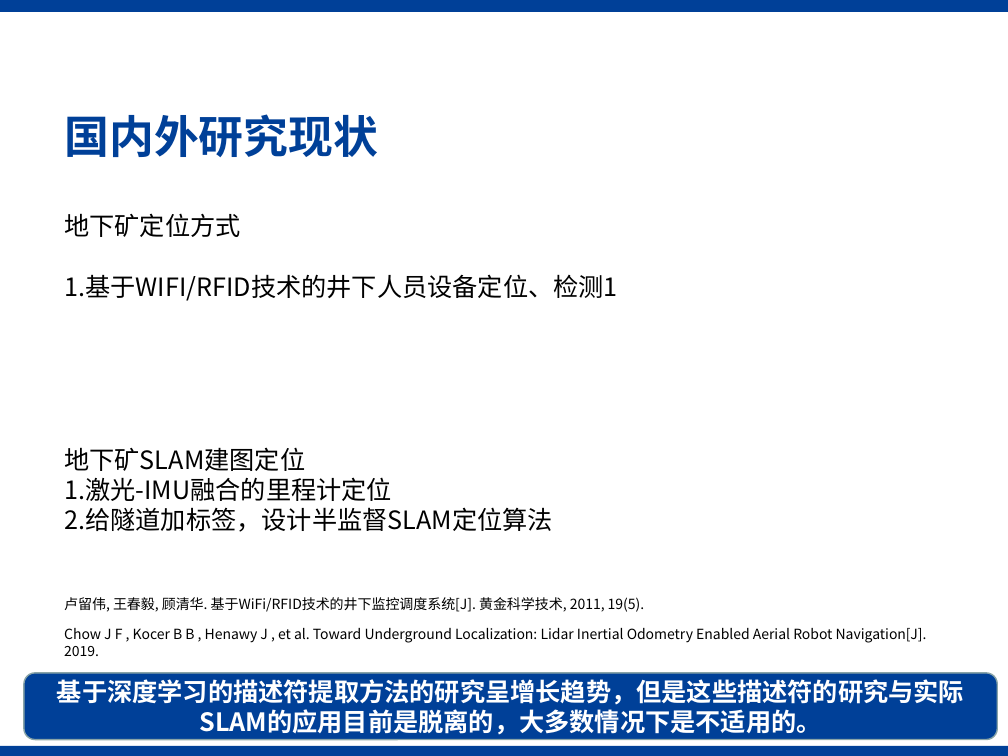
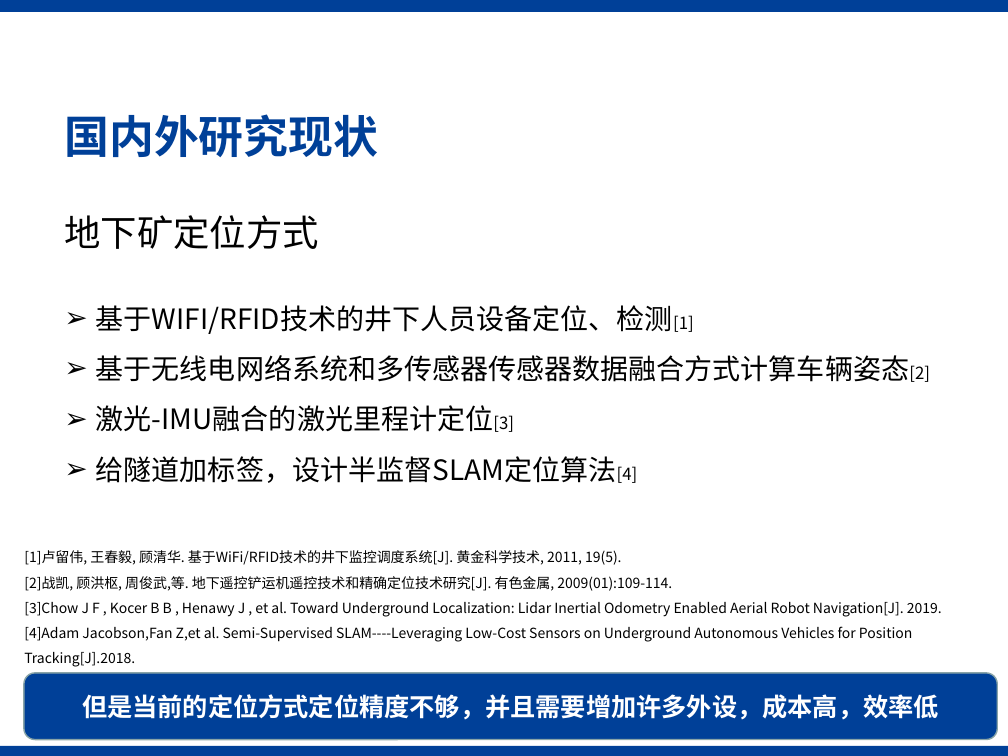
Before and after one commit to Shelfcol/informal_note, a slide deck: slide 6 of 毕业论文/开题/gxf-开题报告1.pptx. Drawn at 1008x756 pixels with LibreOffice and Linux fonts; fonts in the diff are those of the drawing; background and template pictures are left out. Boxes give left, top, right and bottom in pixels: in the first picture for what was removed or moved away, otherwise in the second. Text is boxed around its words. In the diff, an @@ line names an element or a change of style, - is before the commit and + after.

Commit message:
gxf

```diff
--- a/毕业论文/开题/gxf-开题报告1.pptx
+++ b/毕业论文/开题/gxf-开题报告1.pptx
@@ text at (64,215,319,249): size 18 to 26 pt in "地下矿定位方式" @@
@@ text at (96,305,930,483): text changed; size 18 to 20 pt @@
-1.基于WIFI/RFID技术的井下人员设备定位、检测1
+➢ 基于WIFI/RFID技术的井下人员设备定位、检测[1]
+➢ 基于无线电网络系统和多传感器传感器数据融合方式计算车辆姿态[2]
+➢ 激光-IMU融合的激光里程计定位[3]
+➢ 给隧道加标签，设计半监督SLAM定位算法[4]
@@ text removed at (64,447,553,532) @@
-地下矿SLAM建图定位
-1.激光-IMU融合的里程计定位
-2.给隧道加标签，设计半监督SLAM定位算法
@@ text at (24,550,942,667): text changed @@
-卢留伟, 王春毅, 顾清华. 基于WiFi/RFID技术的井下监控调度系统[J]. 黄金科学技术, 2011, 19(5).
+[1]卢留伟, 王春毅, 顾清华. 基于WiFi/RFID技术的井下监控调度系统[J]. 黄金科学技术, 2011, 19(5).
+[2]战凯, 顾洪枢, 周俊武,等. 地下遥控铲运机遥控技术和精确定位技术研究[J]. 有色金属, 2009(01):109-114.
+[3]Chow J F , Kocer B B , Henawy J , et al. Toward Underground Localization: Lidar Inertial Odometry Enabled Aerial Robot Navigation[J]. 2019.
+[4]Adam Jacobson,Fan Z,et al. Semi-Supervised SLAM----Leveraging Low-Cost Sensors on Underground Autonomous Vehicles for Position Tracking[J].2018.
@@ text removed at (64,628,927,656) @@
-Chow J F , Kocer B B , Henawy J , et al. Toward Underground Localization: Lidar Inertial Odometry Enabled Aerial Robot Navigation[J]. 2019.
@@ text in rounded rectangle at (82,694,939,720): text changed @@
-基于深度学习的描述符提取方法的研究呈增长趋势，但是这些描述符的研究与实际SLAM的应用目前是脱离的，大多数情况下是不适用的。
+但是当前的定位方式定位精度不够，并且需要增加许多外设，成本高，效率低
```
Also in this commit, not shown: 5 other slides changed.
